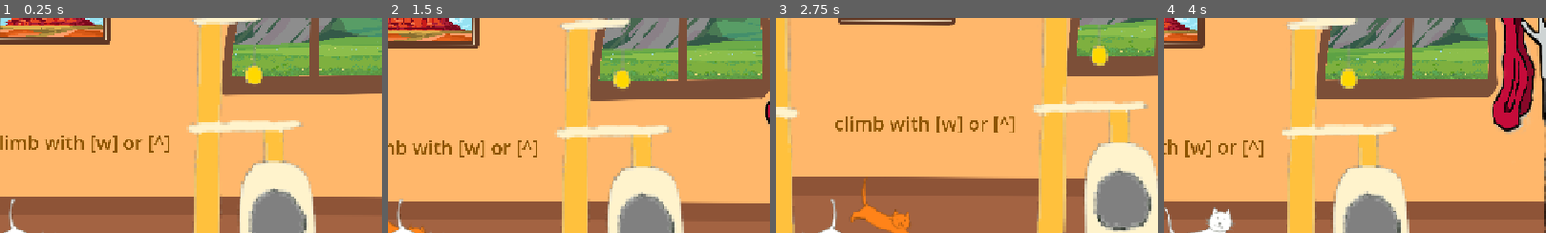
Above: before the commit, frames 1-4 (left to right).
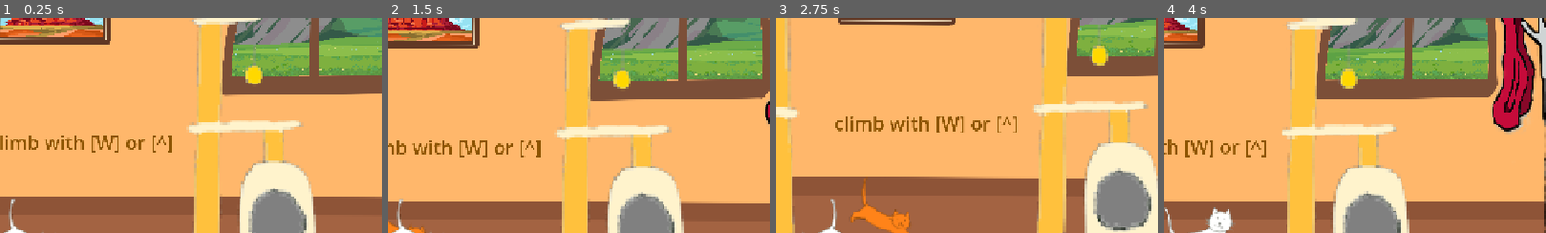
Above: after the commit, the same moments.

Repository: Fantasiel/GameJam25
Game: Godot game, scene res://scenes/levels/level4/level4.tscn
The game is run twice, just before and just after one commit, with the same random seed, the same clock (stepped at 60 frames per second) and the same inputs. This scene is started directly instead of the project's main scene.
Inputs:
- Up to frame 1 (0.25 s): no input
- Up to frame 2 (1.5 s): tap R at 0.5, 1.25 s; hold Right (move_right) from 0.53 s (still down); tap F (interact) at 0.6 s; tap Space (jump) at 0.77 s; tap Ctrl (replay) at 1.35 s
- Up to frame 3 (2.75 s): tap Space (jump) at 1.52 s; tap R at 2 s; release Right (move_right) at 2.03 s; hold Left (move_left) from 2.03 s (still down); tap F (interact) at 2.1 s
- Up to frame 4 (4 s): tap R at 2.75, 3.5 s; release Left (move_left) at 2.78 s; hold Right (move_right) from 2.78 s (still down); tap Ctrl (replay) at 2.85 s; tap Space (jump) at 3.02, 3.77 s; tap F (interact) at 3.6 s
The pictures show only the part of the screen within x 46-96%, y 0-50%; the shares and areas given below are measured in that part.

The runs differ from the first frame. In frame 1, 0.7% of the frame differs, in the area x 25-45%, y 54-63%; in frame 2, 0.7%; in frame 3, 0.6%; in frame 4, 0.7%.

Commit message:
level 4 textchange

Diff:
--- a/scenes/levels/level4/level4.tscn
+++ b/scenes/levels/level4/level4.tscn
@@ -141,7 +141,7 @@
 offset_bottom = 113.0
 theme_override_colors/font_color = Color(0.551197, 0.32836, 8.66354e-07, 1)
 theme_override_font_sizes/font_size = 64
-text = "climb with [w] or [^]"
+text = "climb with [W] or [^]"
 
 [node name="Coathanger" parent="." instance=ExtResource("8_q4udx")]
 position = Vector2(1271, 580)
